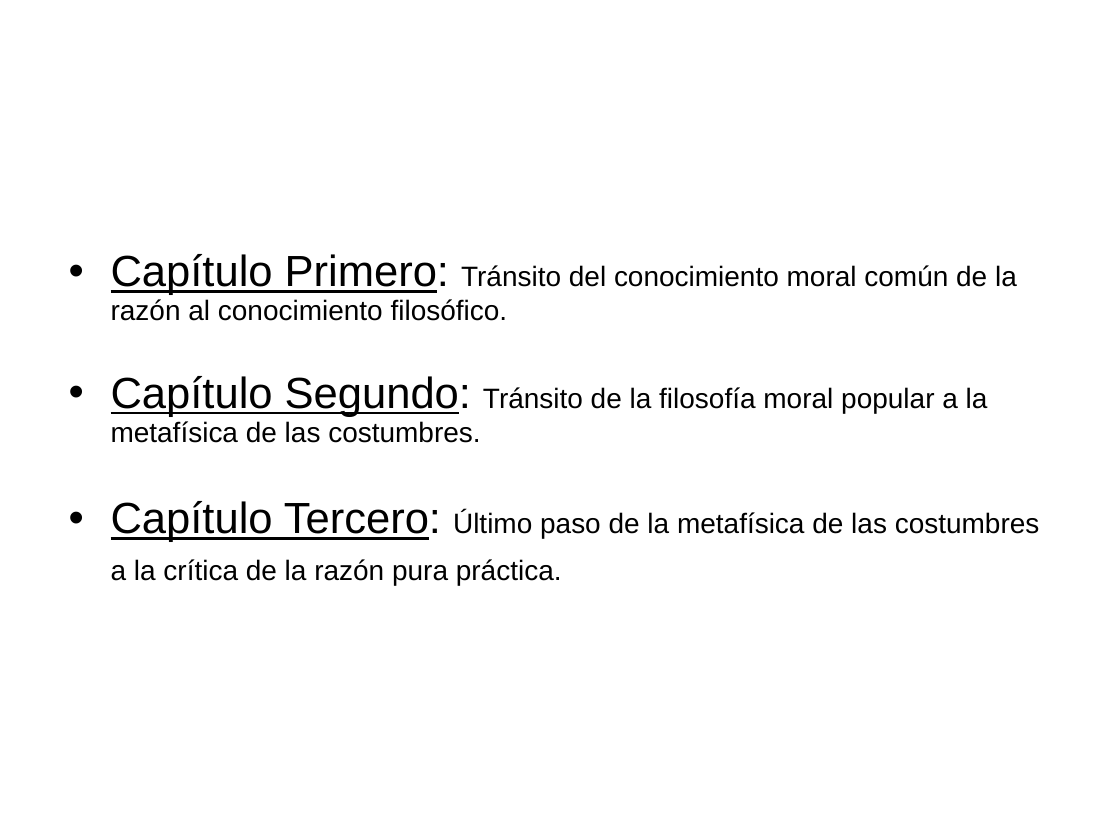
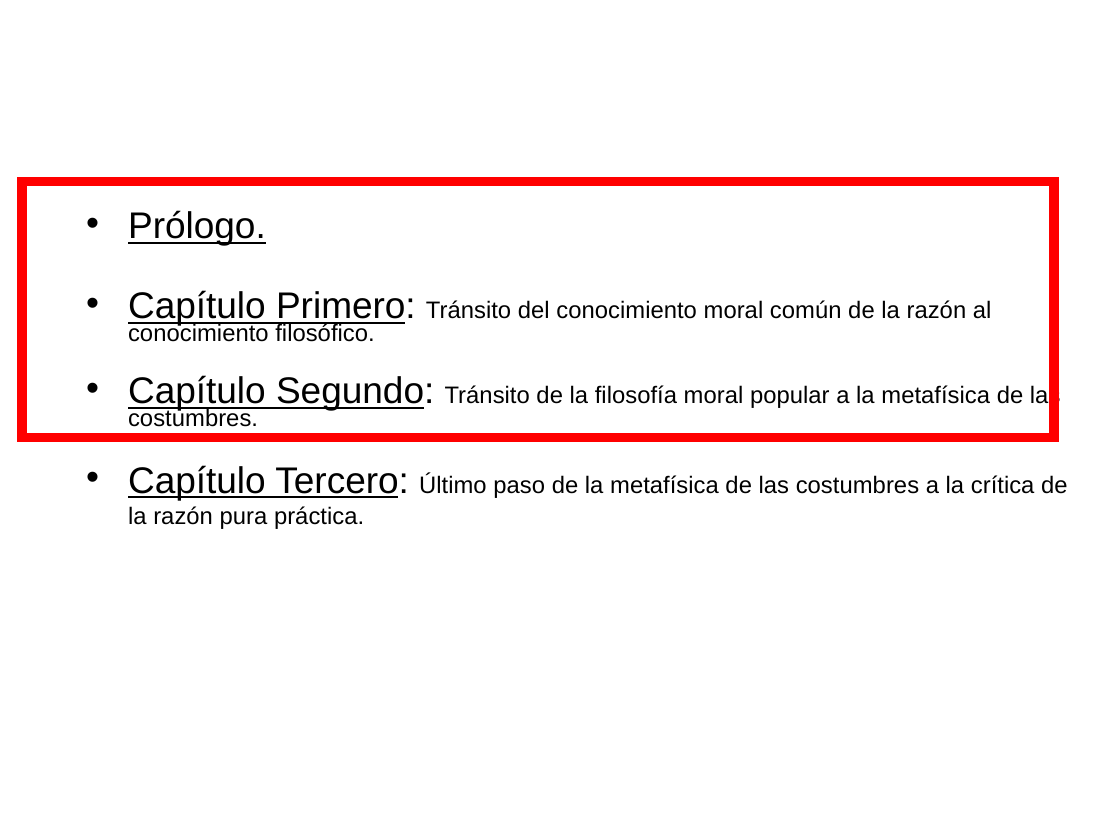
Before and after one commit to zaboltar/zaboltar.github.io, a slide deck: slide 4 of assets uarm/2023 1 UarmPCrit/kant fmc.ppt (slide 2 before the commit). Drawn at 1120x840 pixels with LibreOffice and Linux fonts; fonts in the diff are those of the drawing. Boxes give left, top, right and bottom in pixels: in the first picture for what was removed or moved away, otherwise in the second. Text is boxed around its words. In the diff, an @@ line names an element or a change of style, - is before the commit and + after.

```diff
--- a/assets uarm/2023 1 UarmPCrit/kant fmc.ppt
+++ b/assets uarm/2023 1 UarmPCrit/kant fmc.ppt
@@ rectangle added at (x1=22, y1=181, x2=1054, y2=437), outline #FF0000 6.01 pt @@
@@ text "Prólogo." moved from (x1=111, y1=254, x2=1040, y2=586) to (x1=128, y1=210, x2=1068, y2=529) @@
@@ text at (x1=128, y1=210, x2=266, y2=245): paragraph added @@
+• Prólogo.
@@ text at (x1=128, y1=290, x2=1068, y2=529): size 28 to 23.8 pt in "Capítulo Primero:", "Capítulo Segundo:", "Capítulo Tercero:"; size 18 to 15.3 pt in "Tránsito del conocimiento moral común de la ...", "Tránsito de la filosofía moral popular a ...", "Último paso de la metafísica de las ..."; line spacing 0.9 to 0.7 @@
```
Also in this commit, not shown: 5 other slides changed, 23 slides added, 6 other files.
